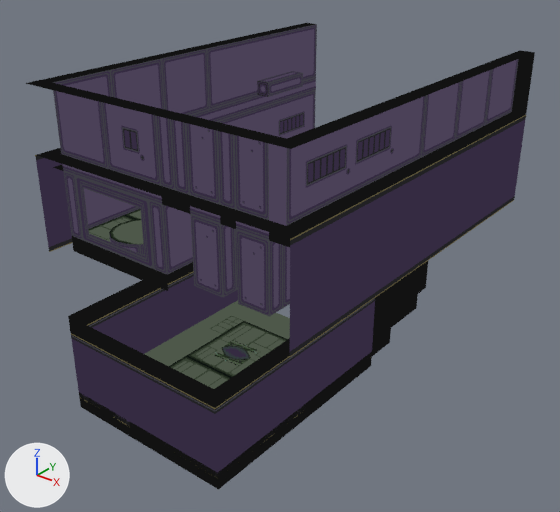
One commit to the Blender file Assets/ExpandedStationA/Bar/barTESTE2.blend: the scene before it, then after it.
The view is the same before and after, from a camera (50 mm lens) standing at (11.75, -22.41, 9.4) and looking at (-1.53, -5.81, -0.89). Arrows for +X, +Y and +Z are at lower left; the lights stay in place.
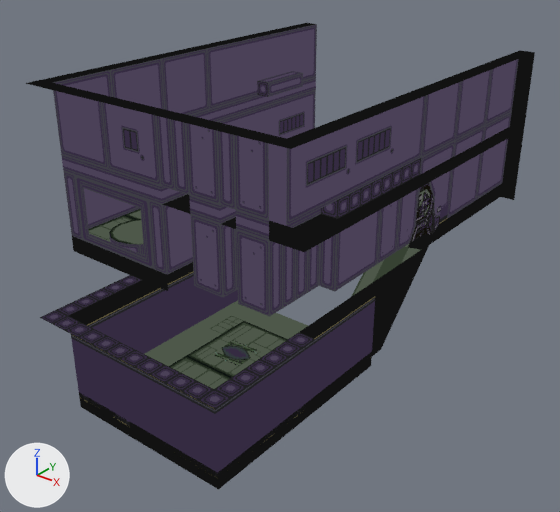
Location of each change, (x1, y1, x2, y2) in pixels of the pictures (560 x 512 px):
part 1 of me_cube, cut back: before (35, 81, 528, 357); after (40, 244, 430, 409)
part 2 of me_cube, recoloured: before (63, 115, 499, 412); after (61, 115, 524, 412)

The edits, one by one:
me_cube is used by ob_cube; location (0.0, 0.0, 0.0).
me_cube had 2391 vertices, 1998 faces and spanned x -6.5..2.5, y -12.5..2.5, z -3.0..4.5.
me_cube now has 1966 vertices, 1624 faces and spans x -6.5..2.5, y -13.0..2.5, z -3.0..4.5.
me_cube part 1: 476 vertices removed from x -6.5..2.5, y -10.5..2.0, z -3.0..2.5; 51 vertices added at x -3.5..2.5, y -13.0..-3.0, z -2.5..-0.5.
me_cube part 2: 1524 faces spanning x -6.5..2.5, y -12.5..2.5, z -3.0..4.5 switch from mat_stationbar1_001 to mat_stationbar1.
